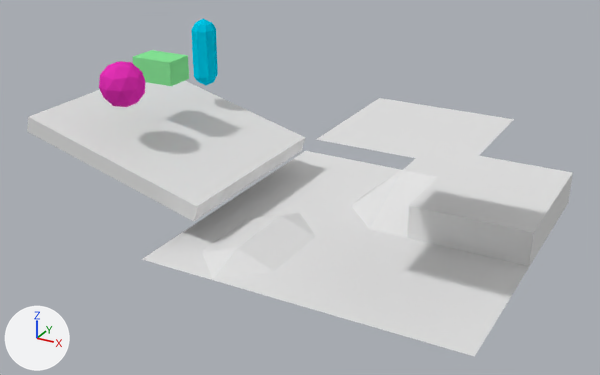
A saved change to the Blender file testact/field.blend.
Camera for both pictures: a camera (50 mm lens) standing at (6.31, -11.4, 5.99) and looking at (0.43, -0.72, 0.65). Arrows for +X, +Y and +Z are at lower left; the lights stay in place.

The first picture shows 'ICO球', 'cuboid', '円柱', '平面', '平面.001', '立方体'.
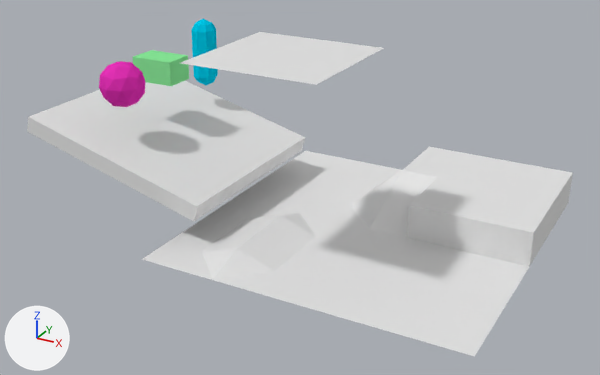
Diff of the bpy script that builds the scene:
```diff
--- a/testact/field.blend.py
+++ b/testact/field.blend.py
@@ ob_平面_001 @@
 ob_平面_001 = bpy.data.objects.new('平面.001', me_平面_001)
-ob_平面_001.location = (3.08, -1.54, 3.35)
+ob_平面_001.location = (1.31, -1.98, 4.22)
```

What differs and where, as boxes (x1, y1, x2, y2) in the pictures (600 x 375 px):
'平面.001', moved: before (316, 98, 514, 168); after (181, 32, 383, 85)
